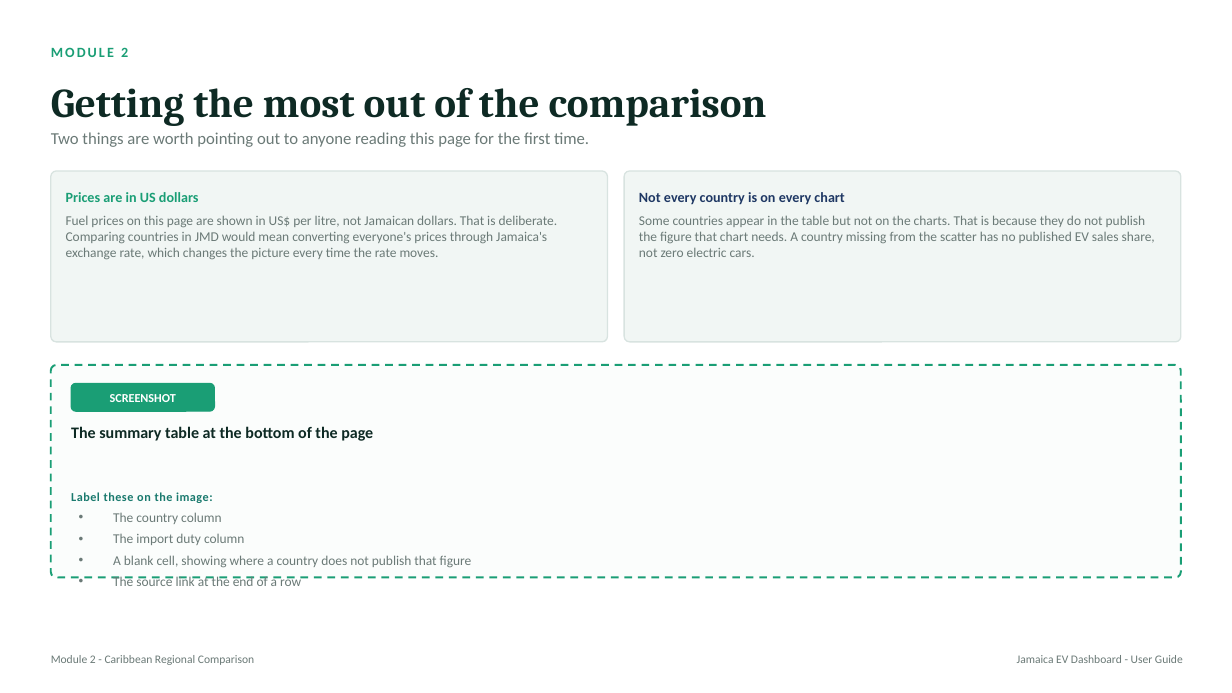
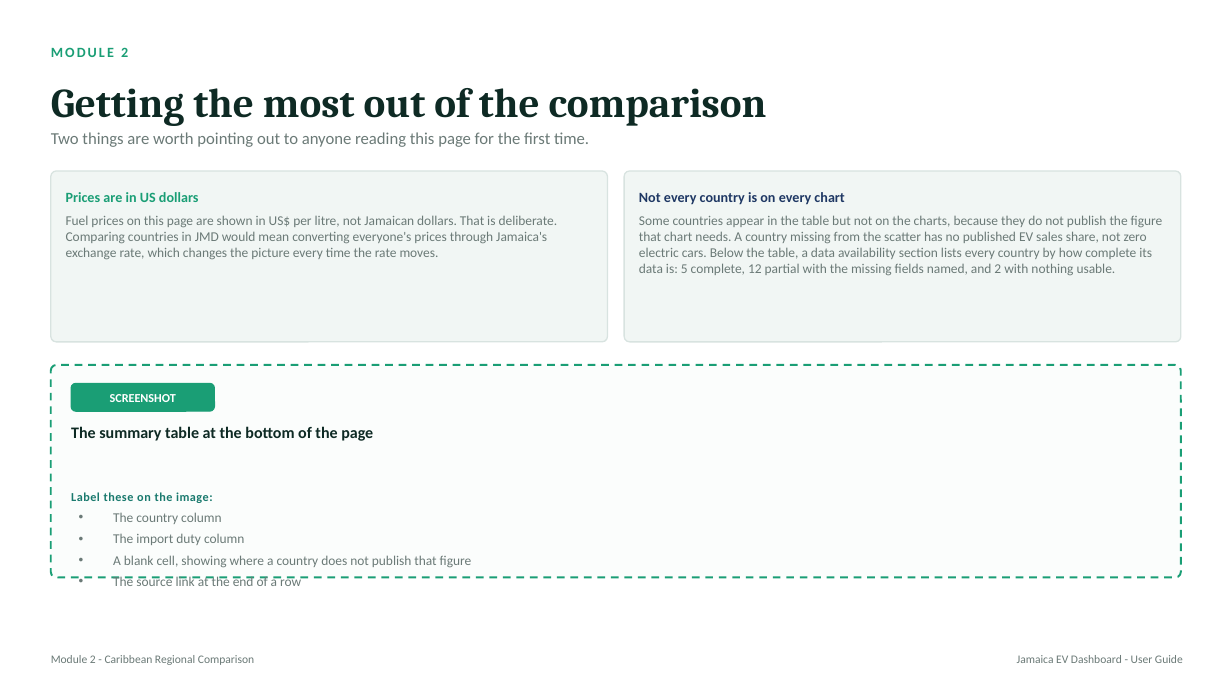
Before and after one commit to andsmart01-sketch/EV-Lab-UWI, a slide deck: slide 14 of docs/EV_Dashboard_User_Guide.pptx. Drawn at 1232x693 pixels with LibreOffice and Linux fonts; fonts in the diff are those of the drawing. Boxes give left, top, right and bottom in pixels: in the first picture for what was removed or moved away, otherwise in the second. Text is boxed around its words. In the diff, an @@ line names an element or a change of style, - is before the commit and + after.

```diff
--- a/docs/EV_Dashboard_User_Guide.pptx
+++ b/docs/EV_Dashboard_User_Guide.pptx
@@ text at <box>639,215,1163,275</box>: text changed @@
-Some countries appear in the table but not on the charts. That is because they do not publish the figure that chart needs. A country missing from the scatter has no published EV sales share, not zero electric cars.
+Some countries appear in the table but not on the charts, because they do not publish the figure that chart needs. A country missing from the scatter has no published EV sales share, not zero electric cars. Below the table, a data availability section lists every country by how complete its data is: 5 complete, 12 partial with the missing fields named, and 2 with nothing usable.
```
Also in this commit, not shown: 11 other slides changed, 3 other files.
